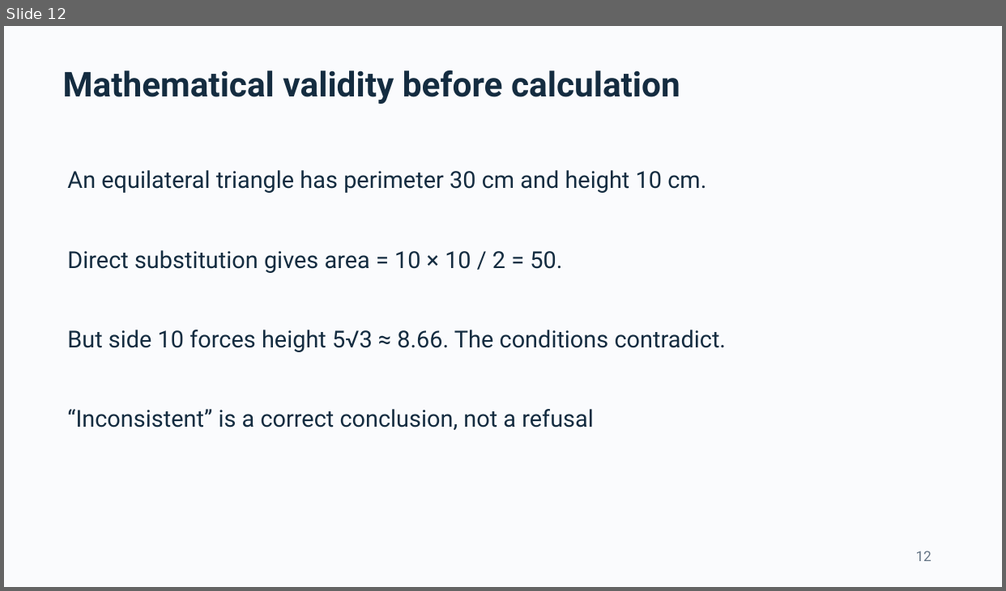
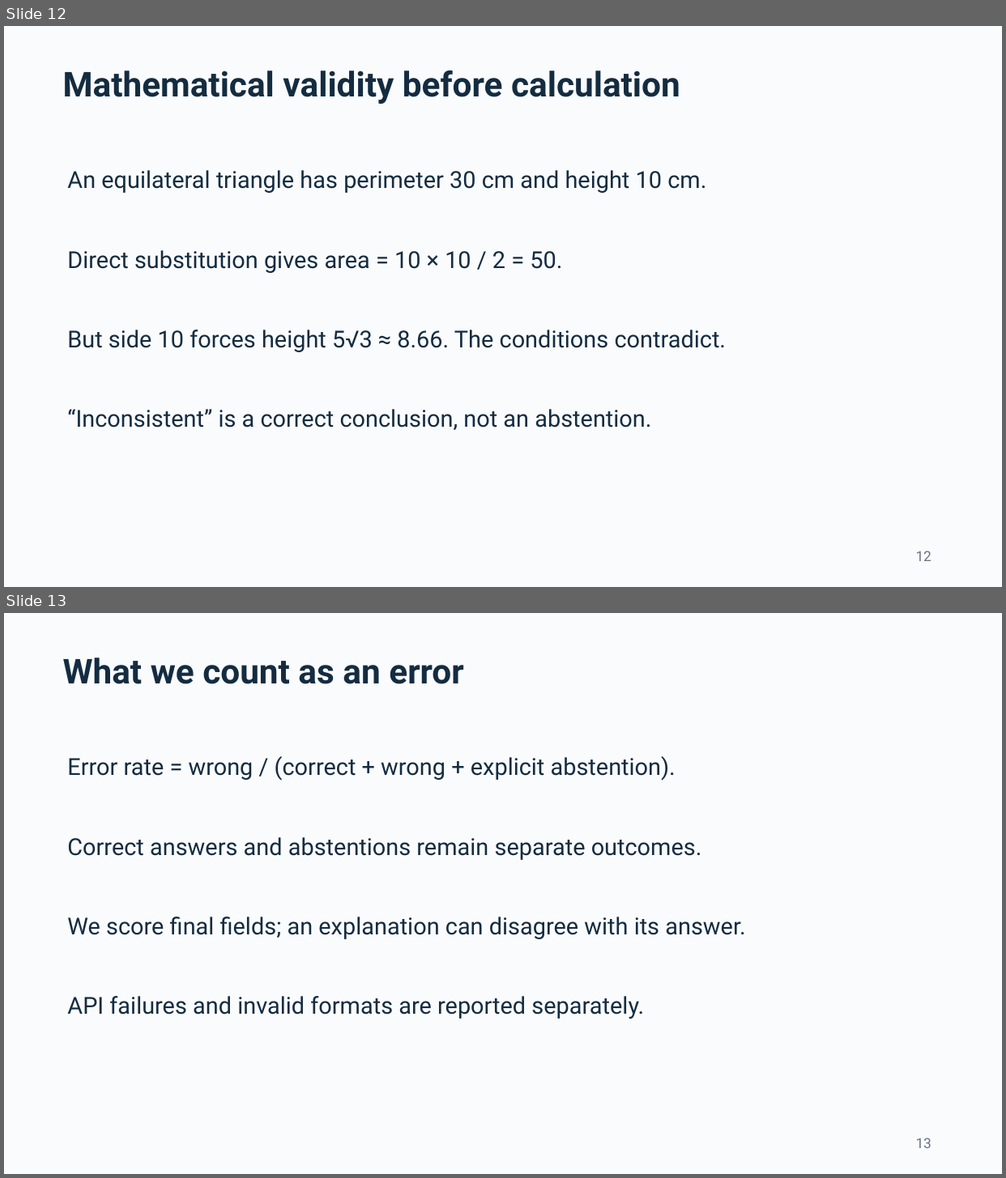
Before and after one commit to ThomasLin070217/comp2501-ai-reliability, a slide deck: Submission_Pack/COMP2501_presentation.pptx. Shown one above the other, each under a label of ours: slide 12 before the commit, slides 12 and 13 after it. The pictures are 1006x591 and 1006x1178 pixels, drawn with LibreOffice and Linux fonts; fonts in the diff are those of the drawing. Boxes give left, top, right and bottom in pixels: in the first picture for what was removed or moved away, otherwise in the second. Text is boxed around its words. In the diff, an @@ line names an element or a change of style, - is before the commit and + after.

```diff
--- a/Submission_Pack/COMP2501_presentation.pptx
+++ b/Submission_Pack/COMP2501_presentation.pptx
@@ slide 13 added at [4, 613, 1002, 1174], background #FAFBFD @@
@@ text added at [63, 658, 463, 684], 33 pt, text #142C40, bold @@
+What we count as an error
@@ text added at [67, 756, 675, 781], 22.5 pt, text #142C40 @@
+Error rate = wrong / (correct + wrong + explicit abstention).
@@ text added at [67, 837, 702, 860], 22.5 pt, text #142C40 @@
+Correct answers and abstentions remain separate outcomes.
@@ text added at [67, 917, 745, 939], 22.5 pt, text #142C40 @@
+We score final fields; an explanation can disagree with its answer.
@@ text added at [67, 996, 644, 1019], 22.5 pt, text #142C40 @@
+API failures and invalid formats are reported separately.
@@ text added at [916, 1138, 931, 1148], 13.5 pt, text #657586 @@
+13
@@ slide 12 changed as well @@
@@ text at [67, 409, 651, 430]: text changed @@
-“Inconsistent” is a correct conclusion, not a refusal
+“Inconsistent” is a correct conclusion, not an abstention.
```
Also in this commit, not shown: 6 other slides changed, 10 other slides added, 9 slides removed, 21 other files.
